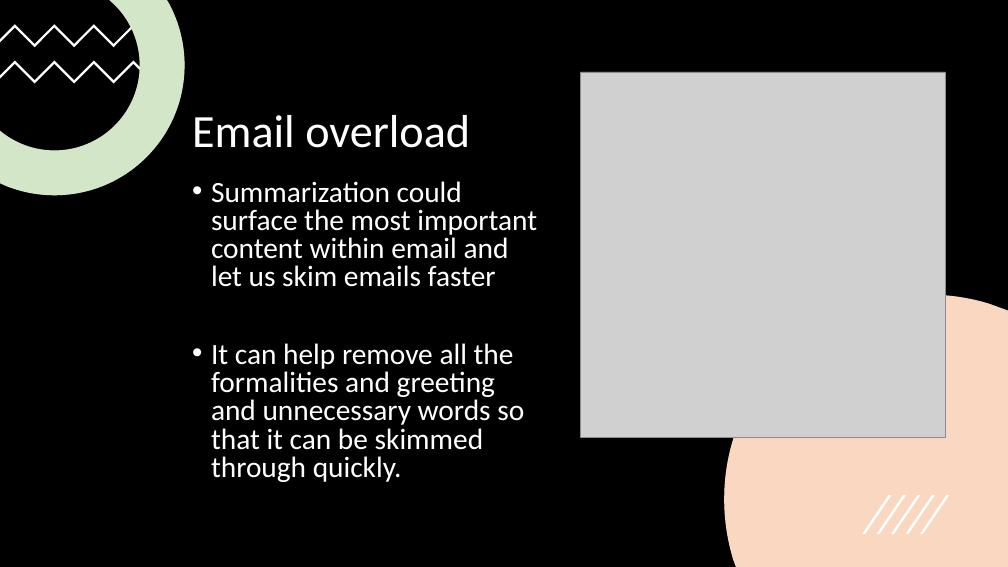
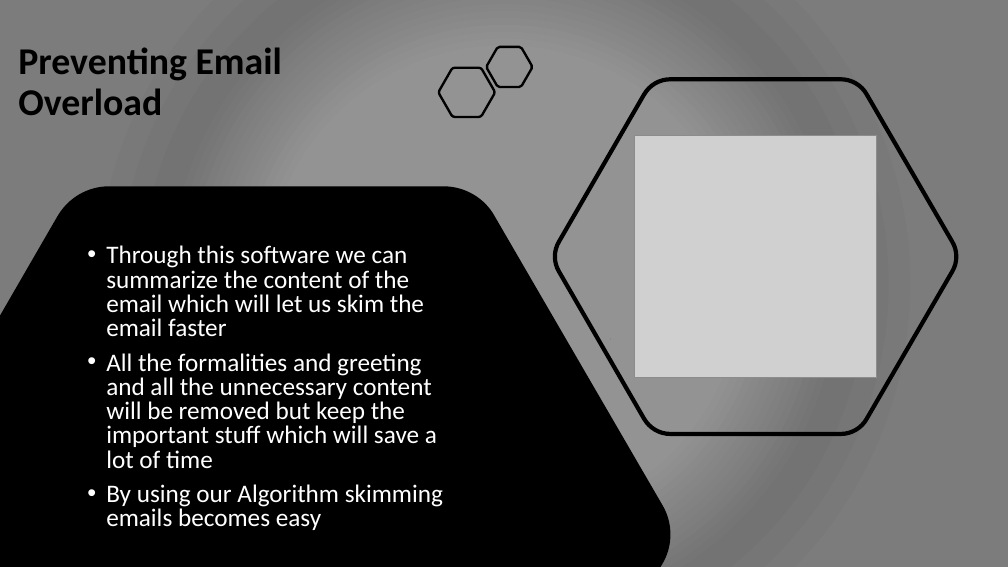
Before and after one commit to Ausaf1996/Ford-motor-company-projects, a slide deck: slide 6 of Ford marketing presentation.pptx (slide 9 before the commit). Drawn at 1008x567 pixels with LibreOffice and Linux fonts; fonts in the diff are those of the drawing; grey boxes stand for pictures. Boxes give left, top, right and bottom in pixels: in the first picture for what was removed or moved away, otherwise in the second. Text is boxed around its words. In the diff, an @@ line names an element or a change of style, - is before the commit and + after.

```diff
--- a/Ford marketing presentation.pptx
+++ b/Ford marketing presentation.pptx
@@ background #FFFFFF to gradient #939393 to #747474 to #7C7C7C @@
@@ rectangle removed at (0,0,1008,567) @@
@@ freeform shape removed at (0,0,185,195) @@
@@ freeform shape removed at (0,24,154,47) @@
@@ freeform shape removed at (0,0,185,195) @@
@@ title "Preventing Email Overload" at (18,47,282,115): vertical alignment bottom to middle @@
@@ title at (18,47,282,115): text changed; size 44 to 36 pt; text colour #FFFFFF to #000000; bold on @@
-Email overload
+Preventing Email Overload
@@ freeform shape added at (487,47,532,87), outline #000000 2.25 pt @@
@@ freeform shape removed at (0,60,154,83) @@
@@ freeform shape added at (439,68,495,117), outline #000000 2.25 pt @@
@@ freeform shape added at (554,79,958,434), outline #000000 4 pt @@
@@ picture: place and size @@
-picture at (581,72,946,437)
+picture at (634,135,877,378)
@@ freeform shape added at (0,186,671,567), fill #000000 @@
@@ text at (106,245,443,530): text changed; size 28 to 24 pt @@
-• Summarization could surface the most important content within email and let us skim emails faster
-• It can help remove all the formalities and greeting and unnecessary words so that it can be skimmed through quickly.
+• Through this software we can summarize the content of the email which will let us skim the email faster
+• All the formalities and greeting and all the unnecessary content will be removed but keep the important stuff which will save a lot of time
+• By using our Algorithm skimming emails becomes easy
@@ freeform shape removed at (724,295,1008,567) @@
@@ freeform shape removed at (724,295,1008,567) @@
@@ group removed at (862,495,950,534): 5 freeform shapes @@
```
Also in this commit, not shown: 4 other slides changed, 3 slides added, 5 slides removed, 1 other file.
